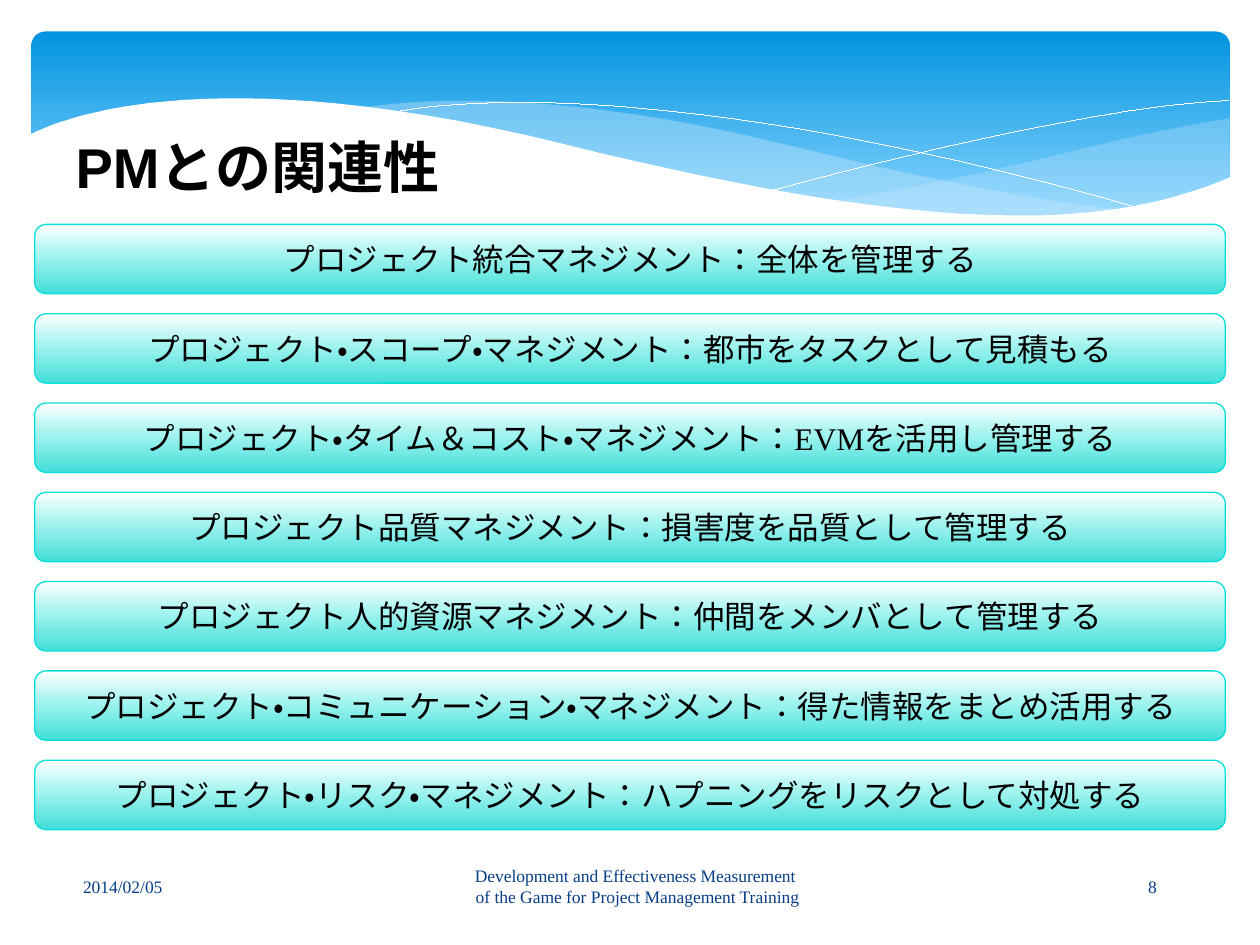
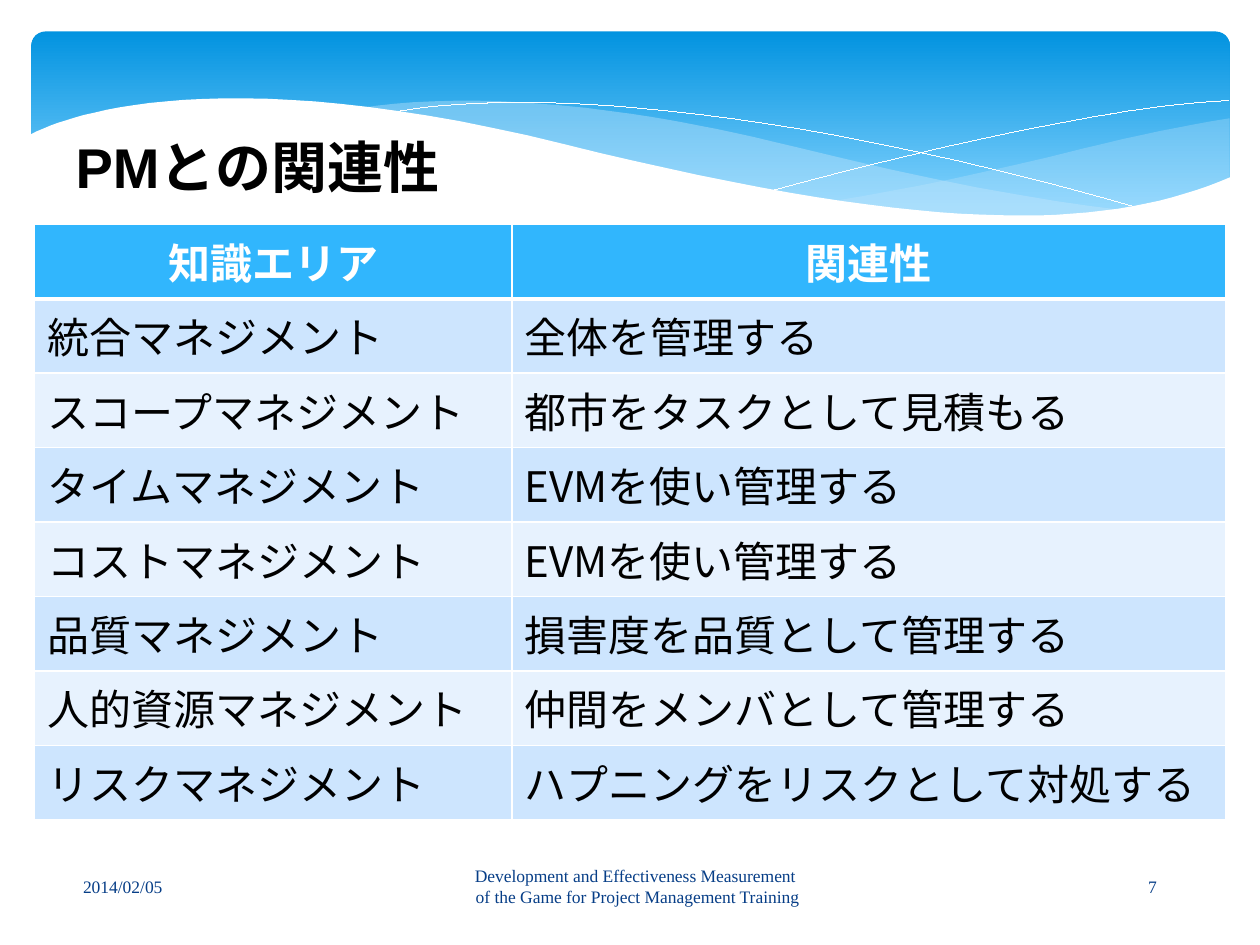
Before and after one commit to keimatsui/kadai, a slide deck: slide 7 of 卒業論文/2012/HTET MYET MUN WIN/卒論発表プレゼン.pptx (slide 8 before the commit). Drawn at 1260x945 pixels with LibreOffice and Linux fonts; fonts in the diff are those of the drawing. Boxes give left, top, right and bottom in pixels: in the first picture for what was removed or moved away, otherwise in the second. Text is boxed around its words. In the diff, an @@ line names an element or a change of style, - is before the commit and + after.

```diff
--- a/卒業論文/2012/HTET MYET MUN WIN/卒論発表プレゼン.pptx
+++ b/卒業論文/2012/HTET MYET MUN WIN/卒論発表プレゼン.pptx
@@ rounded rectangle removed at (35,224,1226,294) @@
-プロジェクト統合マネジメント：全体を管理する
@@ table added at (35,224,1226,819), 8 rows, 2 columns @@
+知識エリア | 関連性
+統合マネジメント | 全体を管理する
+スコープマネジメント | 都市をタスクとして見積もる
+タイムマネジメント | EVMを使い管理する
+コストマネジメント | EVMを使い管理する
+品質マネジメント | 損害度を品質として管理する
+人的資源マネジメント | 仲間をメンバとして管理する
+リスクマネジメント | ハプニングをリスクとして対処する
@@ rounded rectangle removed at (35,314,1226,383) @@
-プロジェクト・スコープ・マネジメント：都市をタスクとして見積もる
@@ rounded rectangle removed at (35,403,1226,472) @@
-プロジェクト・タイム＆コスト・マネジメント：EVMを活用し管理する
@@ rounded rectangle removed at (35,493,1226,562) @@
-プロジェクト品質マネジメント：損害度を品質として管理する
@@ rounded rectangle removed at (35,582,1226,651) @@
-プロジェクト人的資源マネジメント：仲間をメンバとして管理する
@@ rounded rectangle removed at (35,670,1226,740) @@
-プロジェクト・コミュニケーション・マネジメント：得た情報をまとめ活用する
@@ rounded rectangle removed at (35,760,1226,829) @@
-プロジェクト・リスク・マネジメント：ハプニングをリスクとして対処する
@@ page number at (1148,881,1157,893): text changed @@
-8
+7
```
Also in this commit, not shown: 7 other slides changed, 1 slide added, 1 slide removed.
